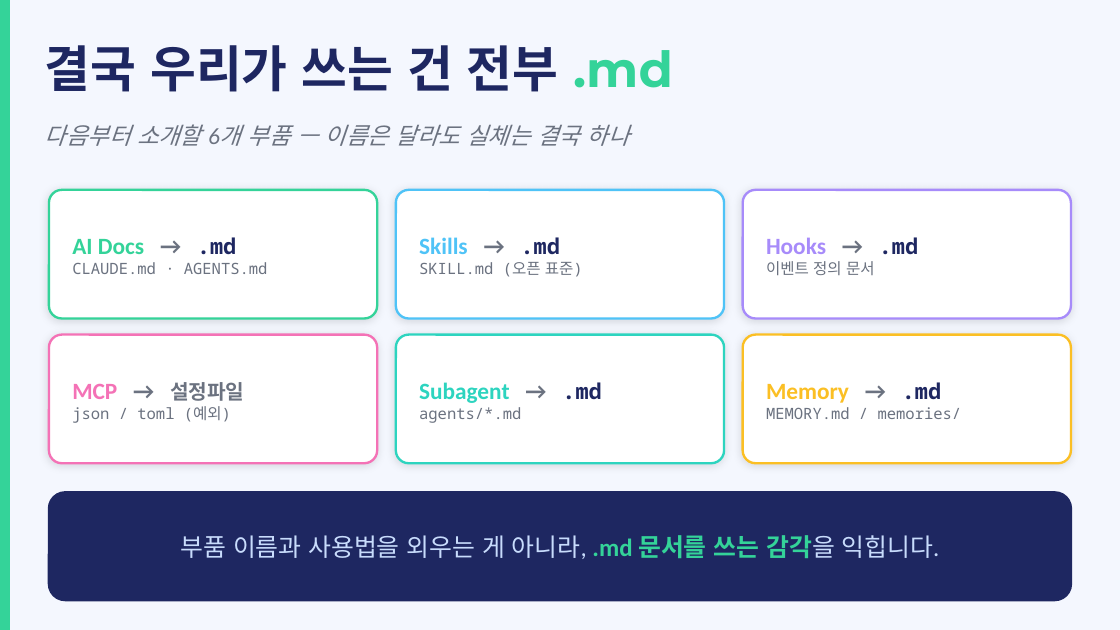
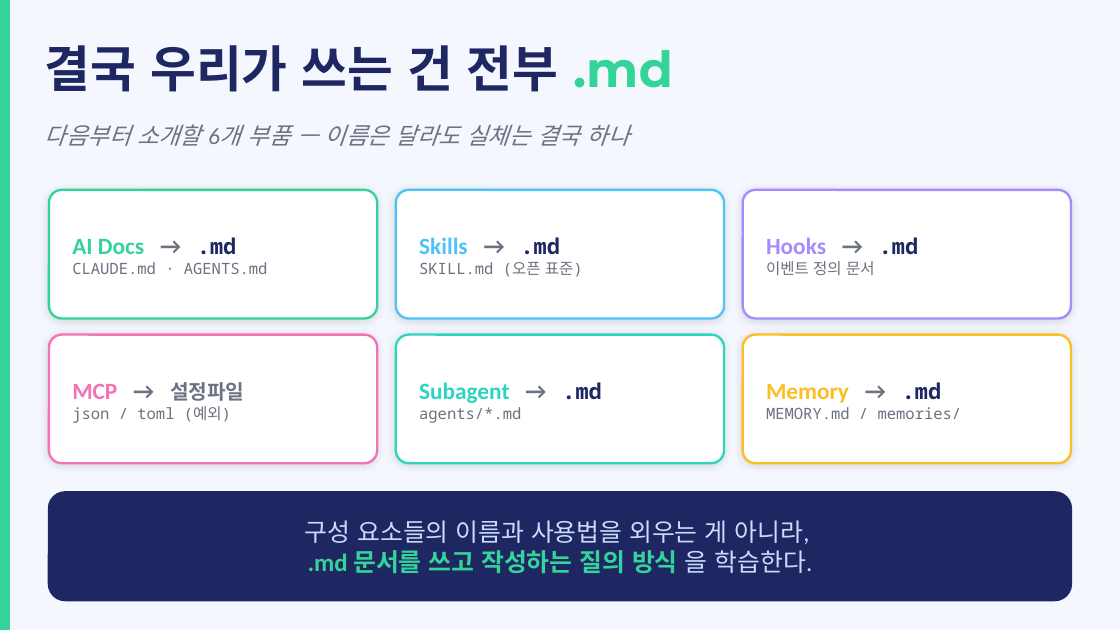
Before and after one commit to hb9397/ai-agent-harness-docs, a slide deck: slide 3 of education/vibe-coding-training/03_AI_Agent_활용을 위한 개념.pptx. Drawn at 1120x630 pixels with LibreOffice and Linux fonts; fonts in the diff are those of the drawing. Boxes give left, top, right and bottom in pixels: in the first picture for what was removed or moved away, otherwise in the second. Text is boxed around its words. In the diff, an @@ line names an element or a change of style, - is before the commit and + after.

```diff
--- a/education/vibe-coding-training/03_AI_Agent_활용을 위한 개념.pptx
+++ b/education/vibe-coding-training/03_AI_Agent_활용을 위한 개념.pptx
@@ text at [305,520,813,573]: text changed @@
-부품 이름과 사용법을 외우는 게 아니라, .md 문서를 쓰는 감각을 익힙니다.
+구성 요소들의 이름과 사용법을 외우는 게 아니라,
+.md 문서를 쓰고 작성하는 질의 방식 을 학습한다.
```
Also in this commit, not shown: 1 other slide changed.
